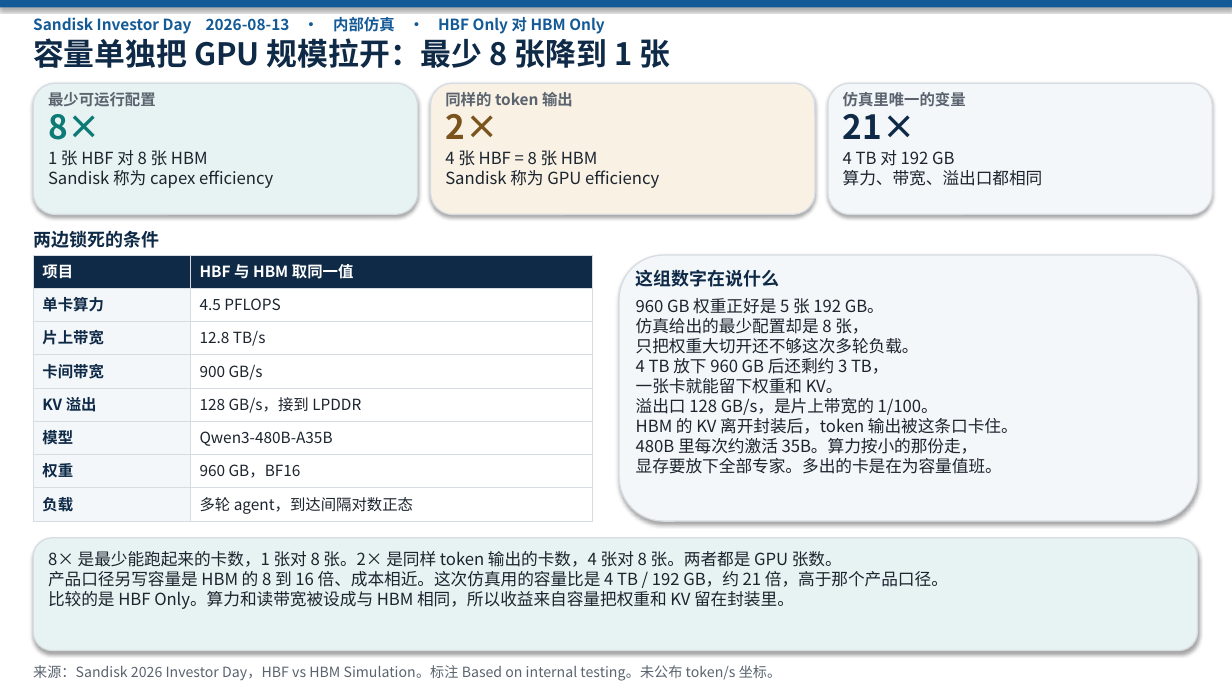
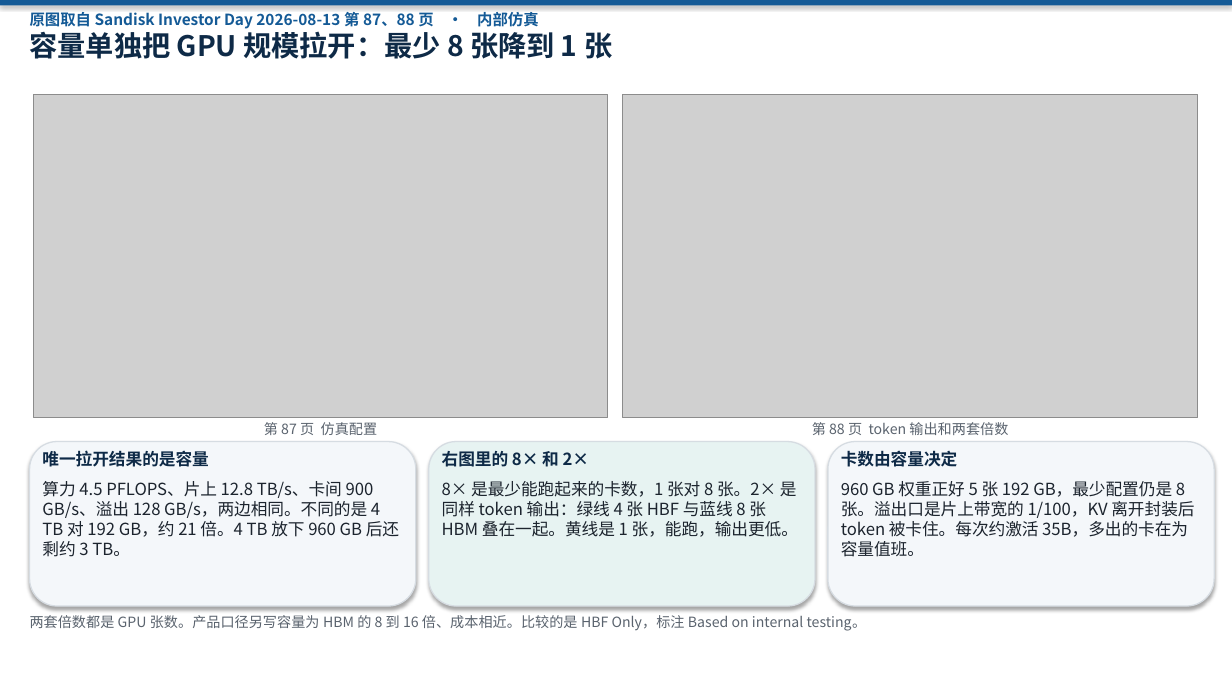
Before and after one commit to 69515164-rgb/UCL-MPComm, a slide deck: slide 1 of docs/sandisk-hbf-sim.pptx. Drawn at 1232x693 pixels with LibreOffice and Linux fonts; fonts in the diff are those of the drawing; grey boxes stand for pictures. Boxes give left, top, right and bottom in pixels: in the first picture for what was removed or moved away, otherwise in the second. Text is boxed around its words. In the diff, an @@ line names an element or a change of style, - is before the commit and + after.

```diff
--- a/docs/sandisk-hbf-sim.pptx
+++ b/docs/sandisk-hbf-sim.pptx
@@ text "容量单独把 GPU 规模拉开：最少 8 张降到 ..." at (x1=30, y1=28, x2=612, y2=59): size 24 to 22 pt @@
@@ text at (x1=30, y1=12, x2=539, y2=30): text changed @@
-Sandisk Investor Day 2026-08-13 · 内部仿真 · HBF Only 对 HBM Only
+原图取自 Sandisk Investor Day 2026-08-13 第 87、88 页 · 内部仿真
@@ rounded rectangle removed at (x1=33, y1=83, x2=418, y2=214) @@
@@ picture added at (x1=33, y1=94, x2=608, y2=418) @@
@@ text removed at (x1=48, y1=92, x2=156, y2=107) @@
-最少可运行配置
@@ text removed at (x1=48, y1=105, x2=101, y2=140) @@
-8×
@@ text removed at (x1=445, y1=105, x2=498, y2=139) @@
-2×
@@ picture added at (x1=623, y1=94, x2=1198, y2=418) @@
@@ text removed at (x1=843, y1=92, x2=966, y2=107) @@
-仿真里唯一的变量
@@ text removed at (x1=843, y1=105, x2=916, y2=139) @@
-21×
@@ text removed at (x1=48, y1=150, x2=273, y2=188) @@
-1 张 HBF 对 8 张 HBM
-Sandisk 称为 capex efficiency
@@ text removed at (x1=445, y1=150, x2=659, y2=188) @@
-4 张 HBF = 8 张 HBM
-Sandisk 称为 GPU efficiency
@@ text removed at (x1=843, y1=150, x2=1043, y2=186) @@
-4 TB 对 192 GB
-算力、带宽、溢出口都相同
@@ text removed at (x1=33, y1=230, x2=159, y2=248) @@
-两边锁死的条件
@@ table removed at (x1=33, y1=255, x2=592, y2=521), 8 rows, 2 columns @@
-项目 | HBF 与 HBM 取同一值
-单卡算力 | 4.5 PFLOPS
-片上带宽 | 12.8 TB/s
-卡间带宽 | 900 GB/s
-KV 溢出 | 128 GB/s，接到 LPDDR
-模型 | Qwen3-480B-A35B
-权重 | 960 GB，BF16
-负载 | 多轮 agent，到达间隔对数正态
@@ rounded rectangle removed at (x1=619, y1=255, x2=1198, y2=521) @@
@@ text removed at (x1=636, y1=269, x2=780, y2=287) @@
-这组数字在说什么
@@ rounded rectangle resized from (x1=431, y1=83, x2=815, y2=214) to (x1=30, y1=442, x2=416, y2=606) @@
@@ rounded rectangle at (x1=30, y1=442, x2=416, y2=606): fill #F8F1E4 to #F4F7FA @@
@@ text "唯一拉开结果的是容量" at (x1=42, y1=450, x2=208, y2=467): vertical alignment middle to top @@
@@ text added at (x1=264, y1=422, x2=378, y2=435), 11 pt, text #5A636E @@
+第 87 页 仿真配置
@@ rounded rectangle resized from (x1=33, y1=538, x2=1198, y2=651) to (x1=429, y1=442, x2=815, y2=606) @@
@@ text added at (x1=812, y1=422, x2=1008, y2=435), 11 pt, text #5A636E @@
+第 88 页 token 输出和两套倍数
@@ rounded rectangle resized from (x1=828, y1=83, x2=1213, y2=214) to (x1=828, y1=442, x2=1214, y2=606) @@
@@ text at (x1=42, y1=450, x2=208, y2=467): text changed; size 12 to 13 pt; text colour #5A636E to #0E2A47 @@
-同样的 token 输出
+唯一拉开结果的是容量
@@ text added at (x1=442, y1=451, x2=589, y2=467), 13 pt, text #0E2A47, bold @@
+右图里的 8× 和 2×
@@ text added at (x1=841, y1=450, x2=958, y2=467), 13 pt, text #0E2A47, bold @@
+卡数由容量决定
@@ text added at (x1=42, y1=481, x2=399, y2=557), 13 pt, text #1C242E @@
+算力 4.5 PFLOPS、片上 12.8 TB/s、卡间 900 GB/s、溢出 128 GB/s，两边相同。不同的是 4 TB 对 192 GB，约 21 倍。4 TB 放下 960 GB 后还剩约 3 TB。
@@ text added at (x1=442, y1=481, x2=798, y2=537), 13 pt, text #1C242E @@
+8× 是最少能跑起来的卡数，1 张对 8 张。2× 是同样 token 输出：绿线 4 张 HBF 与蓝线 8 张 HBM 叠在一起。黄线是 1 张，能跑，输出更低。
@@ text at (x1=841, y1=481, x2=1194, y2=557): text changed @@
-960 GB 权重正好是 5 张 192 GB。
-仿真给出的最少配置却是 8 张，
-只把权重大切开还不够这次多轮负载。
-4 TB 放下 960 GB 后还剩约 3 TB，
-一张卡就能留下权重和 KV。
-溢出口 128 GB/s，是片上带宽的 1/100。
-HBM 的 KV 离开封装后，token 输出被这条口卡住。
-480B 里每次约激活 35B。算力按小的那份走，
-显存要放下全部专家。多出的卡是在为容量值班。
+960 GB 权重正好 5 张 192 GB，最少配置仍是 8 张。溢出口是片上带宽的 1/100，KV 离开封装后 token 被卡住。每次约激活 35B，多出的卡在为容量值班。
@@ text at (x1=30, y1=615, x2=867, y2=631): text changed; size 13 to 11 pt; text colour #1C242E to #5A636E @@
-8× 是最少能跑起来的卡数，1 张对 8 张。2× 是同样 token 输出的卡数，4 张对 8 张。两者都是 GPU 张数。
-产品口径另写容量是 HBM 的 8 到 16 倍、成本相近。这次仿真用的容量比是 4 TB / 192 GB，约 21 倍，高于那个产品口径。
-比较的是 HBF Only。算力和读带宽被设成与 HBM 相同，所以收益来自容量把权重和 KV 留在封装里。
+两套倍数都是 GPU 张数。产品口径另写容量为 HBM 的 8 到 16 倍、成本相近。比较的是 HBF Only，标注 Based on internal testing。
@@ text "两套倍数都是 GPU 张数。产品口径另写容量为 HBM 的 ..." at (x1=30, y1=615, x2=867, y2=631): vertical alignment top to middle @@
@@ text removed at (x1=33, y1=665, x2=781, y2=681) @@
-来源：Sandisk 2026 Investor Day，HBF vs HBM Simulation。标注 Based on internal testing。未公布 token/s 坐标。
```
Also in this commit, not shown: 3 other files.
